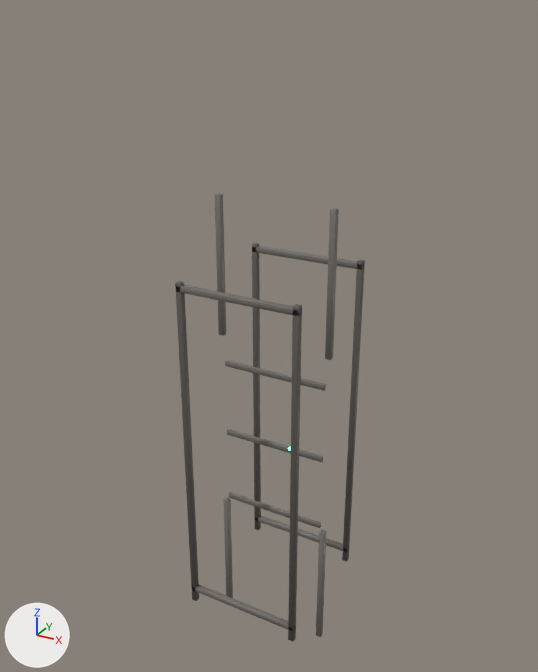
The glTF model unity/Assets/Art/Cc0/compute-kit/compute-server-rack-era1/compute-server-rack-era1.glb as it was, and as the next commit left it.
Both versions are drawn from a 50 mm lens placed at (1.17, -2.16, 2.38), pointed at (-0.04, 0.04, 1.29). The lights are fixed; the arrows at lower left show +X, +Y and +Z. The first picture is the older version. Vertices at exactly the same position are counted once.

The scene before the commit, as lines of its bpy script (objects in view):
```python
me_cube = bpy.data.meshes.new('Cube')
me_cube.from_pydata(...)  # 408 vertices, 748 faces; spans x -0.23..0.23, y -0.26..0.26, z -0.2..1.59
# faces by material slot: [176, 484, 88]
me_cube.materials.append(mat_m_compute_server_rack_era1_frame)
me_cube.materials.append(mat_m_compute_server_rack_era1_rail)
me_cube.materials.append(mat_m_compute_server_rack_era1_led)
ob_mesh_compute_server_rack_era1 = bpy.data.objects.new('mesh_compute-server-rack-era1', me_cube)
ob_mesh_compute_server_rack_era1.location = (0.0, 0.0, 0.204)
```
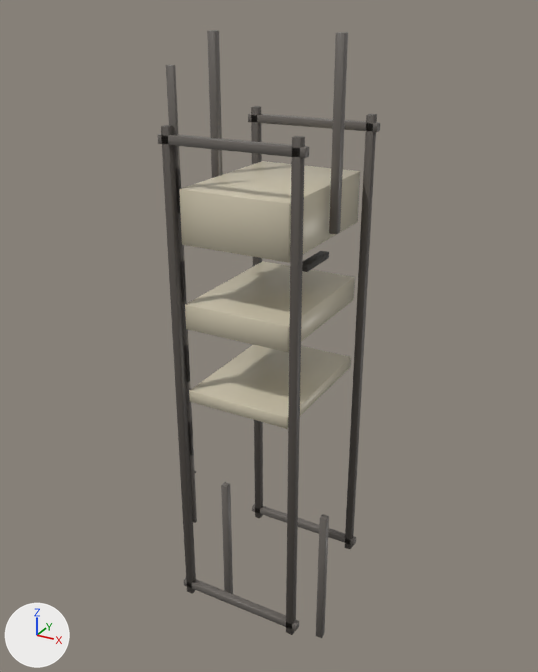
Location of each change, (x1, y1, x2, y2) in pixels of the pictures (538 x 672 px; the box of a moved part takes in the faces that stretch with it):
'mesh_compute-server-rack-era1', reshaped, moved (17% wider, 36% taller)
    before: (175, 193, 365, 641)
    after: (157, 30, 380, 638)
part 1 of me_cube, moved or reshaped
    before: (191, 585, 295, 632)
    after: (184, 578, 299, 631)
part 2 of me_cube, moved or reshaped
    before: (255, 516, 349, 552)
    after: (252, 504, 356, 546)
part 3 of me_cube, moved or reshaped
    before: (175, 285, 302, 316)
    after: (157, 134, 309, 158)
part 4 of me_cube, moved or reshaped
    before: (252, 246, 365, 270)
    after: (248, 114, 380, 132)
part 5 of me_cube, moved or reshaped
    before: (215, 193, 226, 336)
    after: (207, 30, 223, 178)
part 6 of me_cube, moved or reshaped
    before: (325, 208, 339, 360)
    after: (329, 32, 348, 234)
part 7 of me_cube, moved or reshaped
    before: (224, 497, 233, 598)
    after: (190, 421, 197, 523)
part 8 of me_cube, moved or reshaped
    before: (316, 530, 326, 637)
    after: (186, 382, 192, 456)
part 9 of me_cube, added
    after: (180, 261, 190, 382)
part 10 of me_cube, added
    after: (178, 213, 185, 291)
part 11 of me_cube, added
    after: (166, 65, 181, 214)
part 12 of me_cube, moved or reshaped (not visible afterwards)
    before: (225, 360, 326, 391)
part 13 of me_cube, moved or reshaped (not visible afterwards)
    before: (227, 429, 323, 462)
part 14 of me_cube, added
    after: (302, 251, 329, 272)
part 15 of me_cube, added
    after: (179, 161, 360, 263)
part 16 of me_cube, added
    after: (185, 261, 355, 352)
part 17 of me_cube, added
    after: (189, 345, 351, 429)
part 18 of me_cube, moved or reshaped
    before: (175, 243, 365, 641)
    after: (161, 106, 377, 638)

What changed in the scene script:
```text
Add mat_m_compute_server_rack_era1_unit:
    mat_m_compute_server_rack_era1_unit = bpy.data.materials.new('M_compute-server-rack-era1_unit')
    # nodes: BsdfPrincipled, Mix, OutputMaterial, VertexColor
    # colours: white #e5e0d2, mixed with the vertex colours
Add mat_m_compute_server_rack_era1_cable:
    mat_m_compute_server_rack_era1_cable = bpy.data.materials.new('M_compute-server-rack-era1_cable')
    # nodes: BsdfPrincipled, Mix, OutputMaterial, VertexColor
    # colours: grey #817e7c, mixed with the vertex colours
Add mat_m_compute_server_rack_era1_led_hdd:
    mat_m_compute_server_rack_era1_led_hdd = bpy.data.materials.new('M_compute-server-rack-era1_led_hdd')
    # nodes: BsdfPrincipled, Mix, OutputMaterial, VertexColor
    # colours: yellow #ffc845, mixed with the vertex colours
Add mat_m_compute_server_rack_era1_unit_face:
    mat_m_compute_server_rack_era1_unit_face = bpy.data.materials.new('M_compute-server-rack-era1_unit_face')
    # nodes: BsdfPrincipled, Mix, OutputMaterial, VertexColor
    # colours: grey #b7b1a7, mixed with the vertex colours
Change me_cube:
    remove me_cube.from_pydata(...)  # 408 vertices, 748 faces; spans x -0.23..0.23, y -0.26..0.26, z -0.2..1.59
    add me_cube.from_pydata(...)  # 864 vertices, 1584 faces; spans x -0.25..0.25, y -0.29..0.29, z -0.26..2.06
    me_cube part 1: the loose piece of 24 vertices spanning x -0.23..0.23, y -0.26..-0.24, z 0.05..0.07 is scaled about its middle by (1.09, 1.3, 1.3), then moved by (0.0, -0.02, -0.02)
    me_cube part 2: the loose piece of 24 vertices spanning x -0.23..0.23, y 0.24..0.26, z 0.05..0.07 is scaled about its middle by (1.09, 1.3, 1.3), then moved by (0.0, 0.02, -0.02)
    me_cube part 3: the loose piece of 24 vertices spanning x -0.23..0.23, y -0.26..-0.24, z 1.32..1.34 is scaled about its middle by (1.09, 1.3, 1.3), then moved by (0.0, -0.02, 0.43)
    me_cube part 4: the loose piece of 24 vertices spanning x -0.23..0.23, y 0.24..0.26, z 1.32..1.34 is scaled about its middle by (1.09, 1.3, 1.3), then moved by (0.0, 0.02, 0.43)
    me_cube part 5: the loose piece of 24 vertices spanning x -0.23..-0.21, y -0.01..0.01, z 1.07..1.59 is scaled about its middle by (1.3, 1.3, 1.14), then moved by (0.0, 0.0, 0.43)
    me_cube part 6: the loose piece of 24 vertices spanning x 0.21..0.23, y -0.01..0.01, z 1.07..1.59 is scaled about its middle by (1.3, 1.3, 1.14), then moved by (0.0, 0.0, 0.43)
    me_cube part 7: the loose piece of 24 vertices spanning x -0.23..-0.21, y -0.01..0.01, z -0.2..0.32 is scaled about its middle by (1.3, 0.502, 0.84), then moved by (0.01, -0.25, 0.49)
    me_cube part 8: the loose piece of 24 vertices spanning x 0.21..0.23, y -0.01..0.01, z -0.2..0.32 is scaled about its middle by (1.3, 0.502, 0.84), then moved by (-0.43, -0.25, 0.79)
    me_cube part 9: the loose piece of 24 vertices spanning x -0.23..-0.21, y -0.01..0.01, z 1.07..1.59 is copied, and the copy is scaled about its middle by (1.3, 0.502, 0.84), then moved by (0.01, -0.25, -0.18); it spans x -0.23..-0.2, y -0.26..-0.25, z 0.93..1.37
    me_cube part 10: the loose piece of 24 vertices spanning x -0.23..-0.21, y -0.01..0.01, z 1.07..1.59 is copied, and the copy is scaled about its middle by (1.3, 0.502, 0.84), then moved by (0.01, -0.25, 0.12); it spans x -0.23..-0.2, y -0.26..-0.25, z 1.23..1.67
    me_cube part 11: the loose piece of 24 vertices spanning x -0.23..-0.21, y -0.01..0.01, z 1.07..1.59 is copied, and the copy is scaled about its middle by (1.3, 0.502, 0.84), then moved by (0.01, -0.25, 0.42); it spans x -0.23..-0.2, y -0.26..-0.25, z 1.53..1.97
    me_cube part 12: the loose piece of 24 vertices spanning x -0.21..0.21, y -0.01..0.01, z 0.94..0.96 is scaled about its middle by (0.0146, 0.608, 0.303), then moved by (-0.2, -0.24, 0.8)
    me_cube part 13: the loose piece of 24 vertices spanning x -0.21..0.21, y -0.01..0.01, z 0.64..0.66 is scaled about its middle by (0.887, 0.549, 7.83), then moved by (0.0, -0.23, 0.87), in mat_m_compute_server_rack_era1_unit_face
    me_cube part 14: the loose piece of 24 vertices spanning x -0.23..0.23, y 0.24..0.26, z 1.32..1.34 is copied, and the copy is scaled about its middle by (0.0724, 8.86, 1.15), then moved by (0.08, -0.1, -0.03), in mat_m_compute_server_rack_era1_cable; it spans x 0.06..0.1, y 0.06..0.24, z 1.29..1.31
    me_cube part 15: a new loose piece of 24 vertices spanning x -0.19..0.19, y -0.26..0.26, z 1.43..1.61, in mat_m_compute_server_rack_era1_unit
    me_cube part 16: a new loose piece of 24 vertices spanning x -0.19..0.19, y -0.26..0.26, z 1.13..1.22, in mat_m_compute_server_rack_era1_unit
    me_cube part 17: a new loose piece of 24 vertices spanning x -0.19..0.19, y -0.26..0.26, z 0.86..0.9, in mat_m_compute_server_rack_era1_unit
    me_cube part 18: 10 vertices moved within x -0.23..0.23, y -0.26..0.26, z 0.0..0.34; 96 vertices removed from x -0.23..0.23, y -0.26..0.26, z 0.0..1.35; 120 vertices added at x -0.24..0.24, y -0.29..0.29, z -0.26..1.8
    other edits to the shape of me_cube do not show in these pictures
    add me_cube.materials.append(mat_m_compute_server_rack_era1_unit)
    add me_cube.materials.append(mat_m_compute_server_rack_era1_unit_face)
    add me_cube.materials.append(mat_m_compute_server_rack_era1_led_hdd)
    add me_cube.materials.append(mat_m_compute_server_rack_era1_cable)
Change ob_mesh_compute_server_rack_era1:
    ob_mesh_compute_server_rack_era1.location: (0.0, 0.0, 0.204) -> (0.0, 0.0, 0.26)
```
